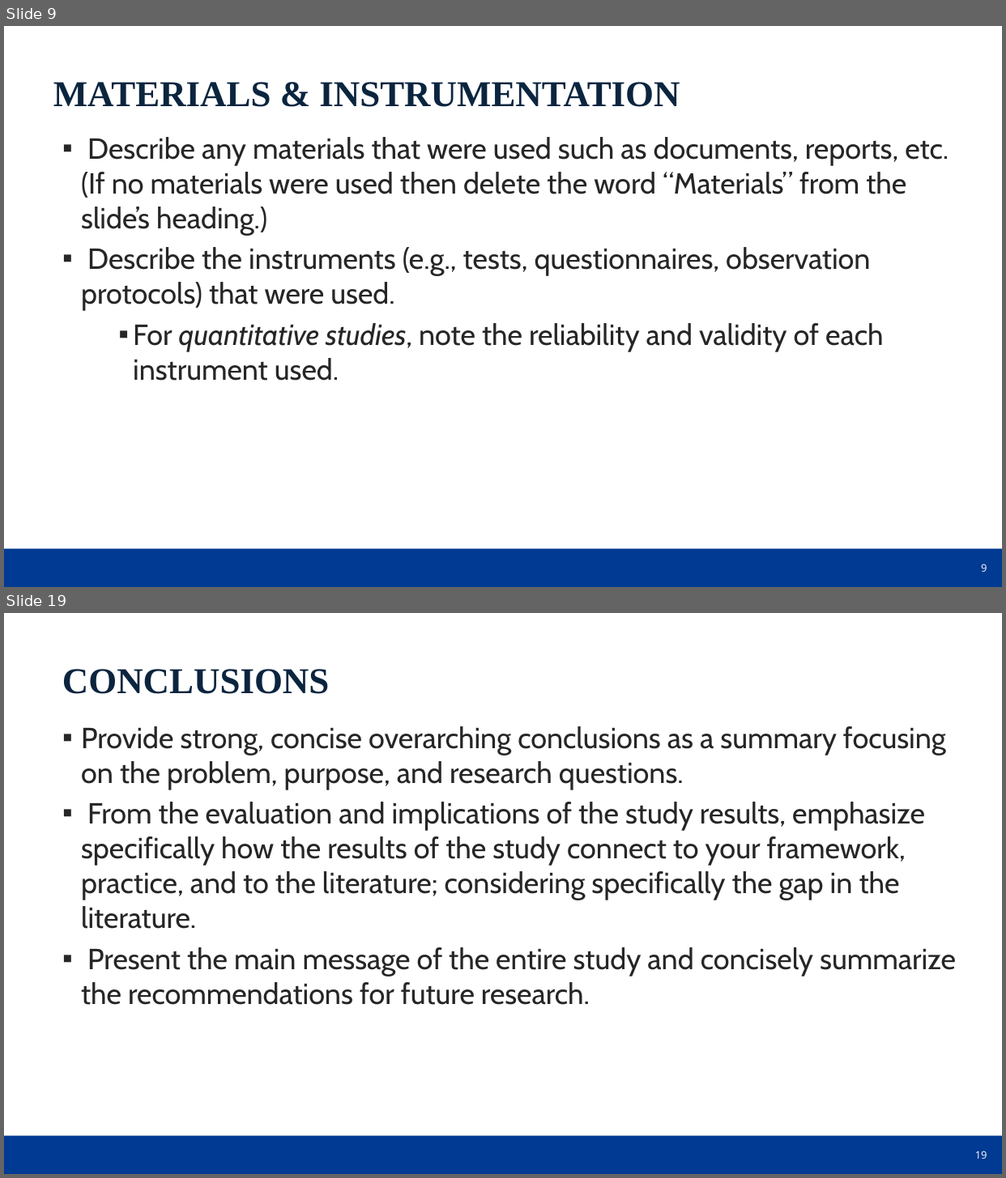
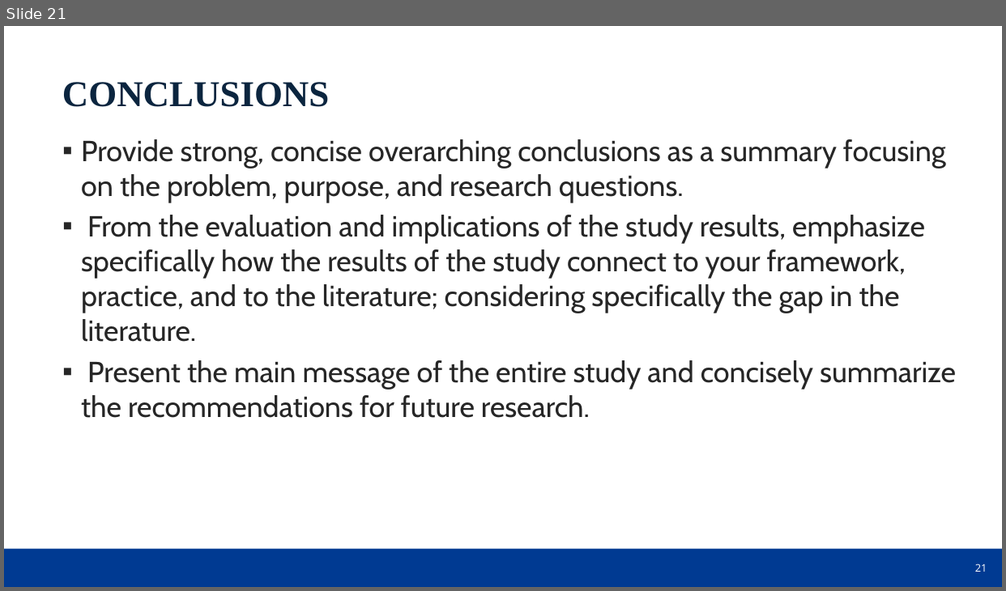
Before and after one commit to dr-natetorious/Dissertation, a slide deck: DSE_Quantitative_oral_defense_presentation_template_2022_NU.pptx. Shown one above the other, each under a label of ours: slides 9 and 19 before the commit, slide 21 after it; the slides between them are not shown. The pictures are 1006x1178 and 1006x591 pixels, drawn with LibreOffice and Linux fonts; fonts in the diff are those of the drawing; background and template pictures are left out. Boxes give left, top, right and bottom in pixels: in the first picture for what was removed or moved away, otherwise in the second. Text is boxed around its words. In the diff, an @@ line names an element or a change of style, - is before the commit and + after.

```diff
--- a/DSE_Quantitative_oral_defense_presentation_template_2022_NU.pptx
+++ b/DSE_Quantitative_oral_defense_presentation_template_2022_NU.pptx
@@ slide 9 removed at (x1=4, y1=26, x2=1002, y2=587), background picture (left out); not listed: 2 template elements that a slide beside it also shows @@
@@ text removed at (x1=53, y1=82, x2=680, y2=107) @@
-MATERIALS & INSTRUMENTATION
@@ text removed at (x1=81, y1=137, x2=948, y2=381) @@
-▪ Describe any materials that were used such as documents, reports, etc. (If no materials were used then delete the word “Materials” from the slide’s heading.)
-▪ Describe the instruments (e.g., tests, questionnaires, observation protocols) that were used.
-    ▪ For quantitative studies, note the reliability and validity of each instrument used.
@@ what was slide 19 is now slide 21 @@
@@ page number at (x1=975, y1=564, x2=987, y2=572): text changed @@
-19
+21
```
Also in this commit, not shown: 3 slides changed, 18 slides added, 15 other slides removed, 3 other files.
